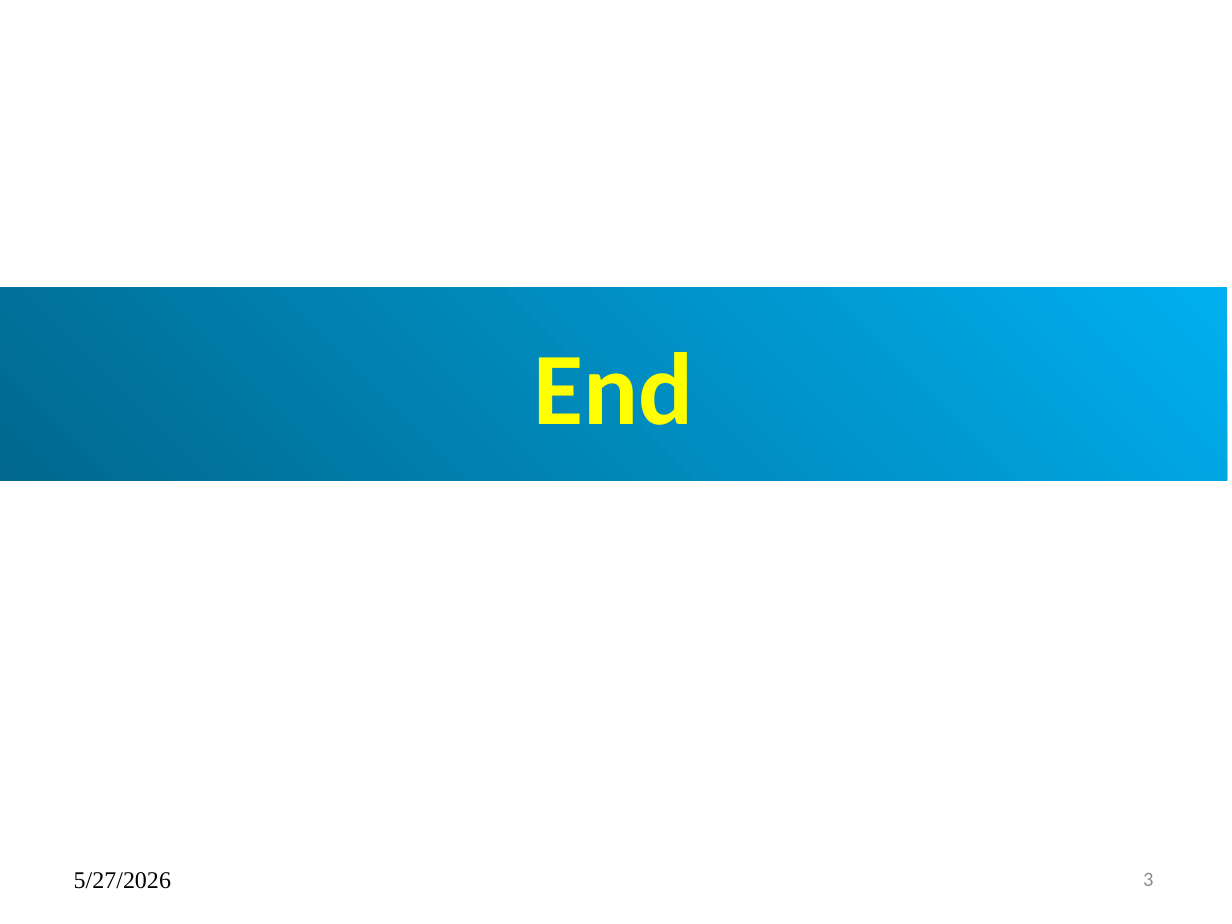
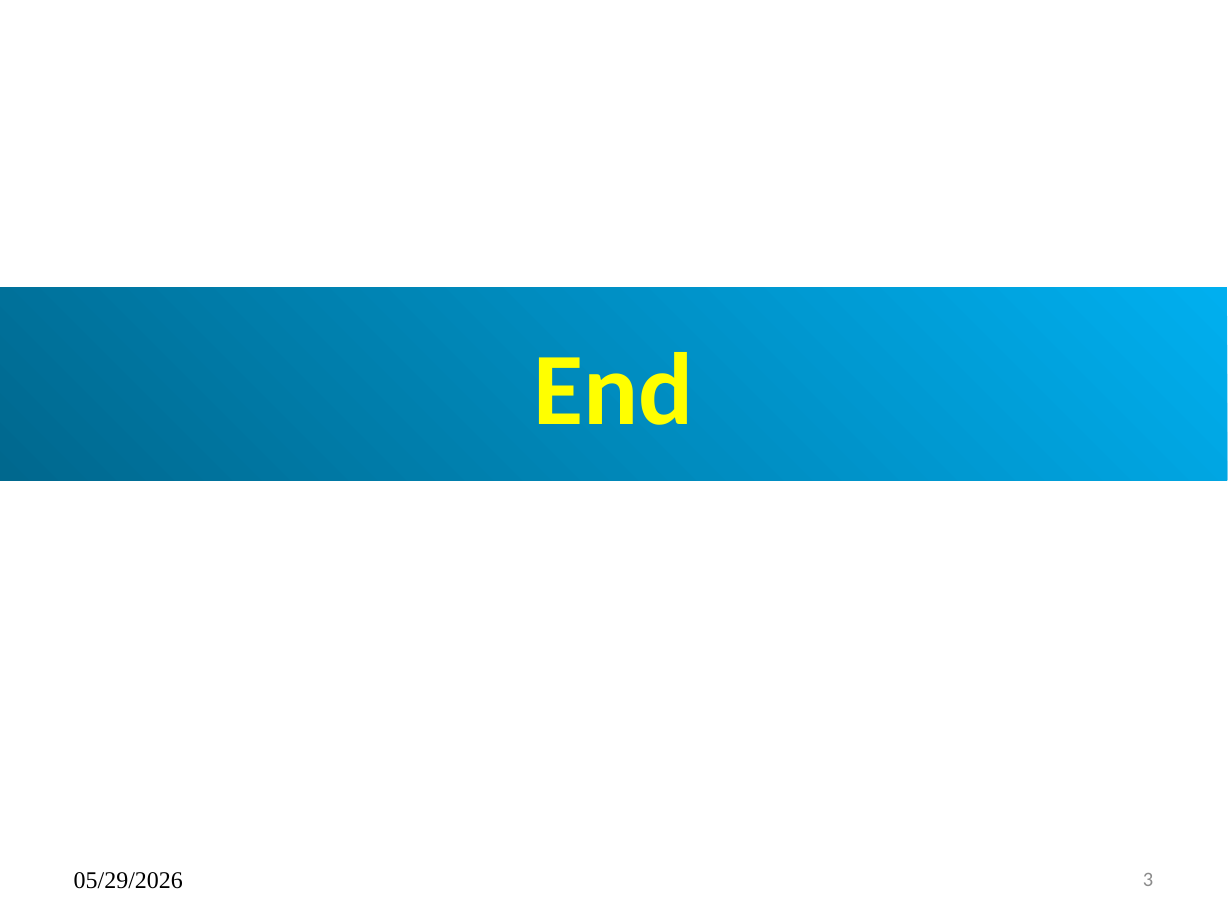
Before and after one commit to peterhchen/1000_Family, a slide deck: slide 3 of Palo_Alto_2581/000_PaloAlto_Shed.pptx. Drawn at 1232x924 pixels with LibreOffice and Linux fonts; fonts in the diff are those of the drawing. Boxes give left, top, right and bottom in pixels: in the first picture for what was removed or moved away, otherwise in the second. Text is boxed around its words. In the diff, an @@ line names an element or a change of style, - is before the commit and + after.

```diff
--- a/Palo_Alto_2581/000_PaloAlto_Shed.pptx
+++ b/Palo_Alto_2581/000_PaloAlto_Shed.pptx
@@ text at [74,872,183,889]: text changed @@
-5/27/2026
+05/29/2026
```
Also in this commit, not shown: 2 other slides changed.
